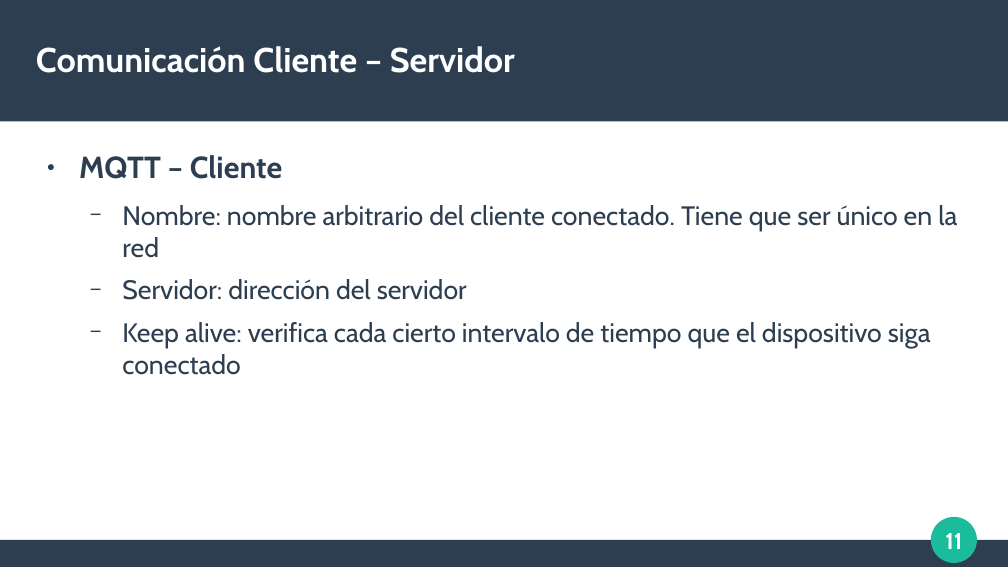
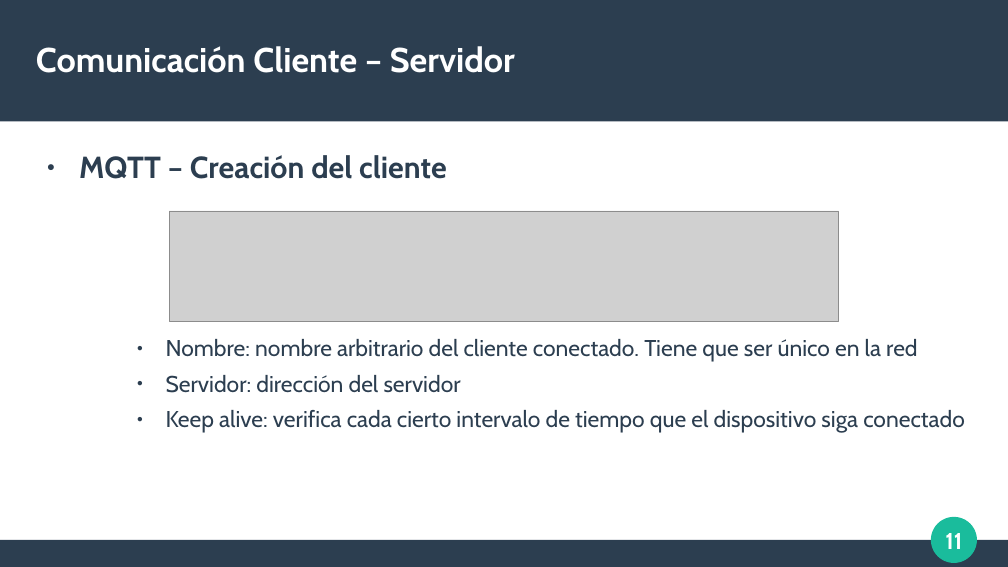
Before and after one commit to neon-iot/hands-on-iot, a slide deck: slide 11 of 5-comunicacion-cliente-servidor/05-wifi-mqtt.odp. Drawn at 1008x567 pixels with LibreOffice and Linux fonts; fonts in the diff are those of the drawing; grey boxes stand for pictures. Boxes give left, top, right and bottom in pixels: in the first picture for what was removed or moved away, otherwise in the second. Text is boxed around its words. In the diff, an @@ line names an element or a change of style, - is before the commit and + after.

Commit message:
comunicacion cliente servidor

```diff
--- a/5-comunicacion-cliente-servidor/05-wifi-mqtt.odp
+++ b/5-comunicacion-cliente-servidor/05-wifi-mqtt.odp
@@ text at box(79, 155, 447, 179): text changed @@
-● MQTT – Cliente
+● MQTT – Creación del cliente
@@ picture added at box(169, 211, 839, 322) @@
@@ text at box(166, 339, 965, 433): size 21 to 18 pt in "Nombre: nombre arbitrario del cliente conectado. Tiene ...", "Servidor: dirección del servidor", "Keep alive: verifica cada cierto intervalo de ..."; bullet − to ●; list level 2 to 3 in "Nombre: nombre arbitrario del cliente ..."; list level 2 to 3 in "Servidor: dirección del servidor"; list level 2 to 3 in "Keep alive: verifica cada cierto ..." @@
```
Also in this commit, not shown: 3 other slides changed, 2 other files.
